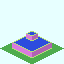
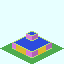
Layers edited between the first and the second 64x64 image:
painted on "Base_Plate_1x1.png" over [16, 45, 46, 55]
